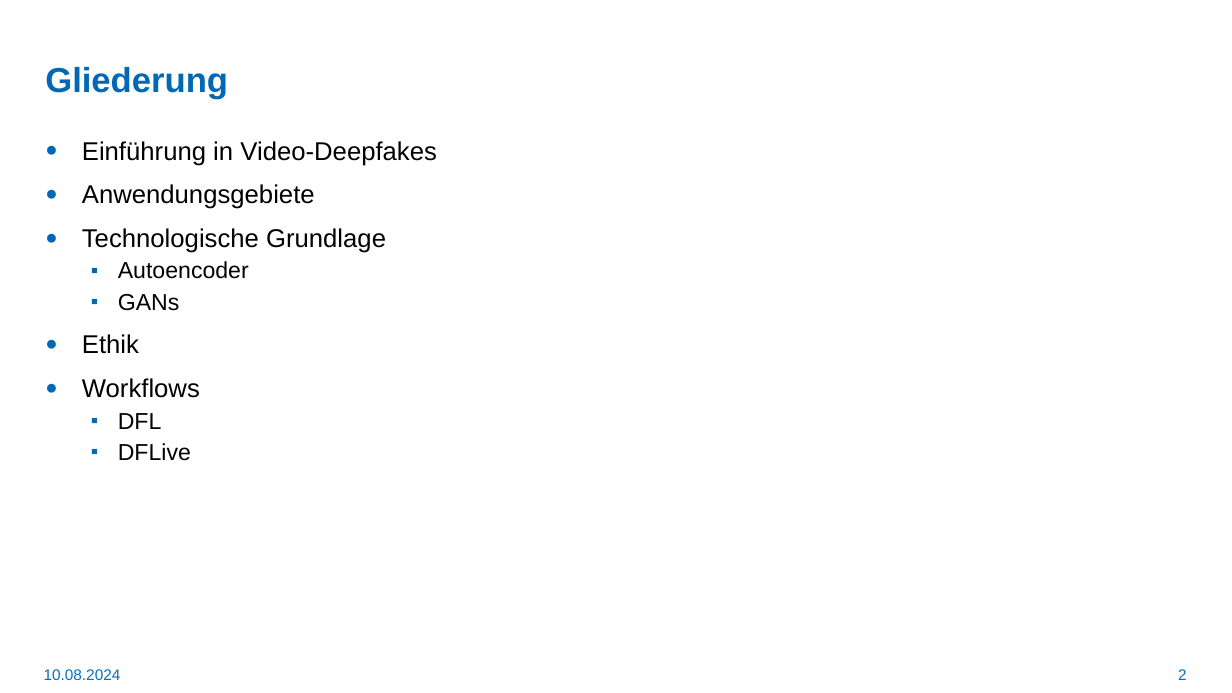
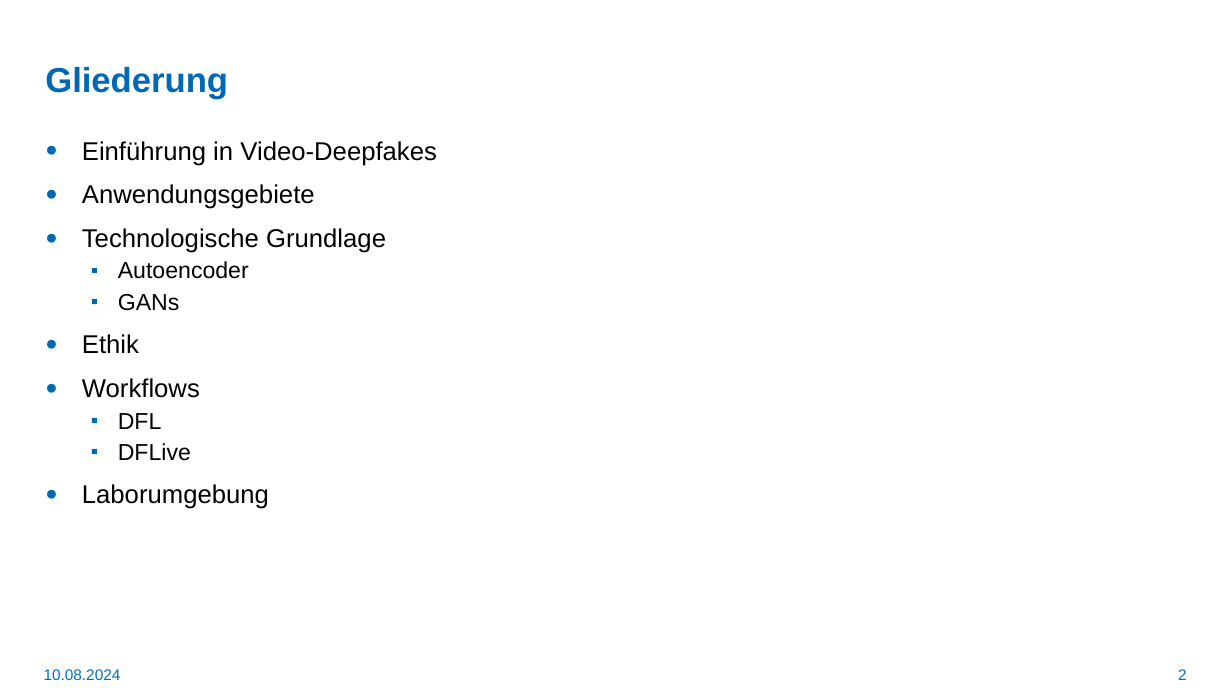
Before and after one commit to LetsDrinkSomeTea/ProjektArbeit, a slide deck: slide 2 of Praesentationen/Video-Deepfakes.pptx. Drawn at 1232x693 pixels with LibreOffice and Linux fonts; fonts in the diff are those of the drawing; background and template pictures are left out. Boxes give left, top, right and bottom in pixels: in the first picture for what was removed or moved away, otherwise in the second. Text is boxed around its words. In the diff, an @@ line names an element or a change of style, - is before the commit and + after.

```diff
--- a/Praesentationen/Video-Deepfakes.pptx
+++ b/Praesentationen/Video-Deepfakes.pptx
@@ text at box(82, 484, 269, 509): paragraph added @@
+● Laborumgebung
```
Also in this commit, not shown: 8 other slides changed, 2 slides added, 2 other files.
